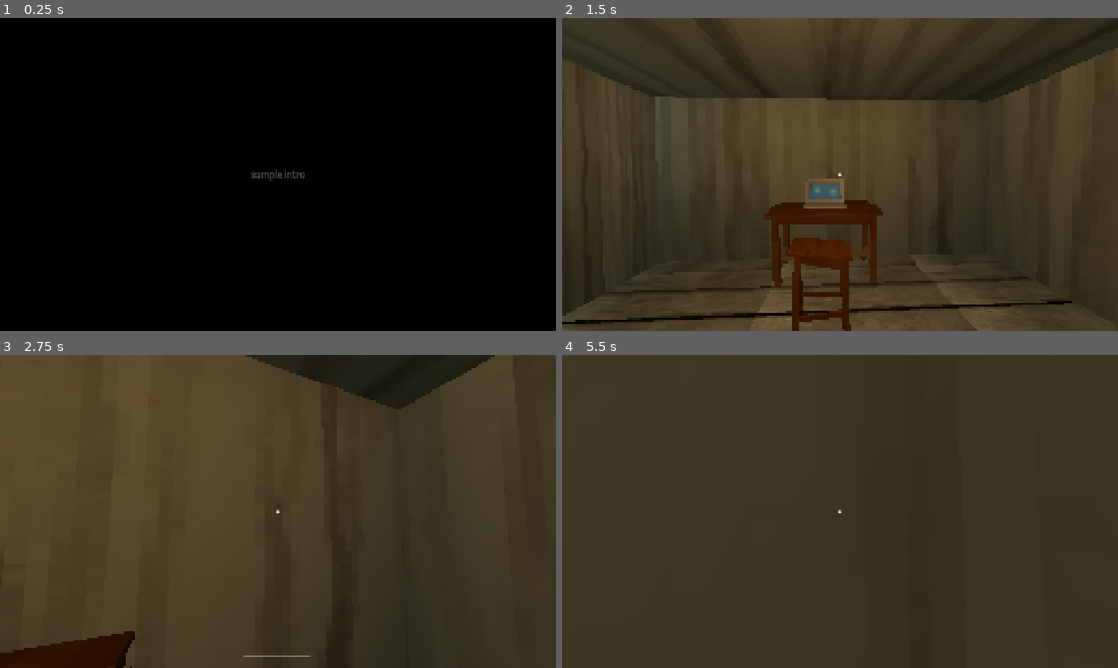
Above: before the commit, frames 1-4 (two rows, left to right).
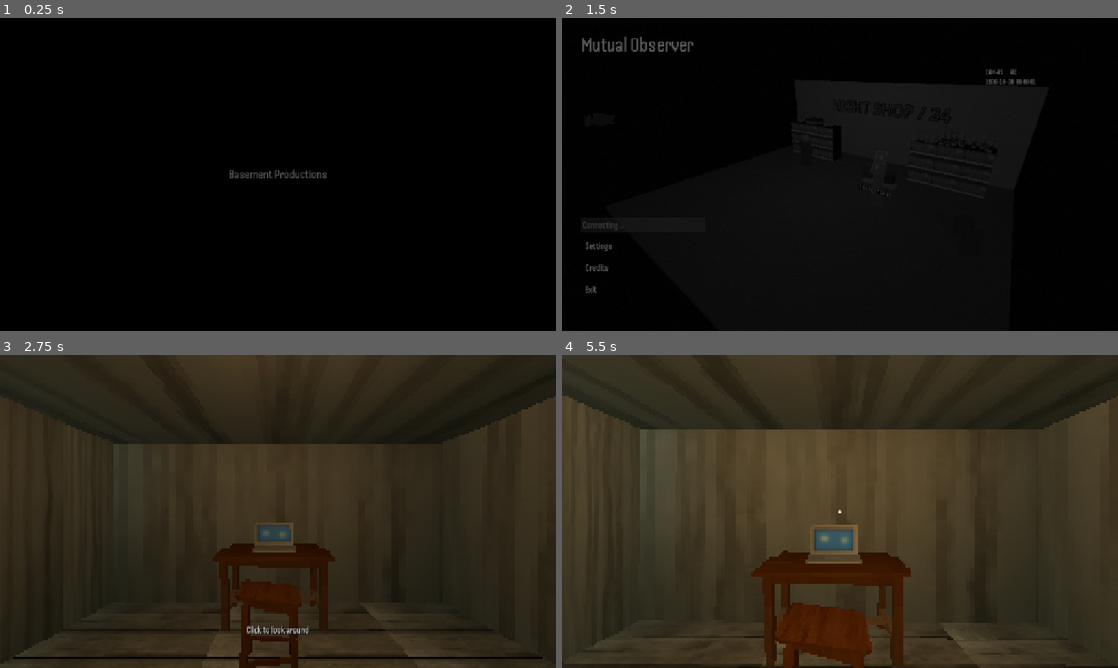
Above: after the commit, the same moments.

Repository: likhorada/SibGameJam_Autumn
Game: Godot game, scene res://scenes/menu/menu.tscn
The game is run twice, just before and just after one commit, with the same random seed, the same clock (stepped at 60 frames per second) and the same inputs. Sound files missing from this copy of the repository are replaced by a short silence.
Inputs (mouse positions are in pixels of both pictures, inside the frame that each line leads up to):
- Up to frame 1 (0.25 s): no input
- Up to frame 2 (1.5 s): tap Enter (ui_accept) at 0.5, 0.77 s; move the mouse to (962, 158) at 0.52 s; hold D (move_right) 0.53-1.25 s; hold F (flashlight) 0.53-1.25 s; click (962, 158) at 0.67 s; drag from (728, 190) to (812, 237) at 1.27 s
- Up to frame 3 (2.75 s): move the mouse to (289, 505) at 2.02 s; hold W (move_forward) from 2.03 s (still down); hold Shift (sprint) from 2.03 s (still down)
- Up to frame 4 (5.5 s): keep holding W (move_forward); tap Enter (ui_accept) at 2.75, 3.02, 3.5, 3.77, 4.25, 4.52, 5 s; move the mouse to (834, 517) at 2.77 s; release Shift (sprint) at 2.78 s; tap Keypad Enter at 2.85 s; click (834, 517) at 2.92 s; move the mouse to (878, 514) at 3.52 s; tap Backspace at 3.6 s; move the mouse to (795, 508) at 4.27 s; tap Delete at 4.35 s; move the mouse to (845, 511) at 5.02 s; tap C at 5.1 s; click (845, 511) at 5.17 s

The runs differ from the first frame. In frame 1, 0.2% of the frame differs, in the area x 41-59%, y 48-53%; in frame 2, 97%, in the area x 0-100%, y 0-100%; in frame 3, 53%; in frame 4, 20%.

Commit message:
Fade menu music and screen into gameplay

Diff:
--- a/scripts/menu.gd
+++ b/scripts/menu.gd
@@ -1,7 +1,10 @@
 extends Control
 
 const GAME_PATH := "res://scenes/main.tscn"
+const MENU_TRANSITION := preload("res://scripts/ui/menu_transition.gd")
 @export var intro_seconds: float = 3.0
+@export_range(0.1, 3.0) var play_fade_out_seconds: float = 1.2
+@export_range(0.1, 3.0) var play_fade_in_seconds: float = 1.0
 var intro: ColorRect
 var intro_label: Label
 var intro_time: float = 0.0
@@ -20,9 +23,14 @@
 var loading: bool = false
 var _return_focus: Control
 var title: Label
+var play_transition: CanvasLayer
+var _transition_handed_over: bool = false
+var _music_volume: float = 1.0
 
 func _exit_tree() -> void:
 	$MenuMusic.stop()
+	if is_instance_valid(play_transition) and not _transition_handed_over:
+		play_transition.queue_free()
 
 func _ready() -> void:
 	Input.mouse_mode = Input.MOUSE_MODE_VISIBLE
@@ -61,7 +69,7 @@
 	intro.color = Color.BLACK
 	add_child(intro)
 	intro.set_anchors_and_offsets_preset(Control.PRESET_FULL_RECT)
-	intro_label = _label(intro, "sample intro", 30)
+	intro_label = _label(intro, "Basement Productions", 30)
 	intro_label.auto_translate_mode = Node.AUTO_TRANSLATE_MODE_DISABLED
 	intro_label.set_anchors_and_offsets_preset(Control.PRESET_FULL_RECT)
 	intro_label.horizontal_alignment = HORIZONTAL_ALIGNMENT_CENTER
@@ -172,8 +180,15 @@
 	credits = VBoxContainer.new()
 	column.add_child(credits)
 	_label(credits, "CREDITS", 28)
-	var placeholder := _label(credits, "to be filled")
-	placeholder.auto_translate_mode = Node.AUTO_TRANSLATE_MODE_DISABLED
+	var credit_line_1 := _label(credits, "") # Текст первой строки
+	credit_line_1.custom_minimum_size = Vector2(0, 24)
+	credit_line_1.auto_translate_mode = Node.AUTO_TRANSLATE_MODE_DISABLED
+	var credit_line_2 := _label(credits, "") # Текст второй строки
+	credit_line_2.custom_minimum_size = Vector2(0, 24)
+	credit_line_2.auto_translate_mode = Node.AUTO_TRANSLATE_MODE_DISABLED
+	var credit_line_3 := _label(credits, "") # Текст третьей строки
+	credit_line_3.custom_minimum_size = Vector2(0, 24)
+	credit_line_3.auto_translate_mode = Node.AUTO_TRANSLATE_MODE_DISABLED
 	_button(column, "BACK", _close_panel)
 	panel.hide()
 
@@ -215,6 +230,8 @@
 	play.grab_focus()
 
 func _input(event: InputEvent) -> void:
+	if loading:
+		return
 	if intro.visible and ((event is InputEventMouseButton and event.pressed) or event.is_action_pressed("ui_accept") or event.is_action_pressed("ui_cancel")):
 		_finish_intro()
 		get_viewport().set_input_as_handled()
@@ -233,11 +250,15 @@
 	fullscreen.set_pressed_no_signal(DisplayServer.window_get_mode() == DisplayServer.WINDOW_MODE_FULLSCREEN)
 	if loading:
 		var status := ResourceLoader.load_threaded_get_status(GAME_PATH)
-		if status == ResourceLoader.THREAD_LOAD_LOADED:
+		if status == ResourceLoader.THREAD_LOAD_LOADED and play_transition.covered:
 			loading = false
 			var scene := ResourceLoader.load_threaded_get(GAME_PATH) as PackedScene
+			_transition_handed_over = true
 			if get_tree().change_scene_to_packed(scene) != OK:
+				_transition_handed_over = false
 				_load_failed()
+			else:
+				play_transition.reveal(play_fade_in_seconds)
 		elif status == ResourceLoader.THREAD_LOAD_FAILED or status == ResourceLoader.THREAD_LOAD_INVALID_RESOURCE:
 			_load_failed()
 
@@ -250,8 +271,18 @@
 	loading = ResourceLoader.load_threaded_request(GAME_PATH) == OK
 	if not loading:
 		_load_failed()
+		return
+	_music_volume = $MenuMusic.volume_linear
+	play_transition = MENU_TRANSITION.new()
+	play_transition.name = "MenuTransition"
+	get_tree().root.add_child(play_transition)
+	play_transition.cover($MenuMusic, play_fade_out_seconds)
 
 func _load_failed() -> void:
 	loading = false
 	play.disabled = false
 	play.text = "LOAD_FAILED"
+	if is_instance_valid(play_transition):
+		play_transition.reveal(play_fade_in_seconds)
+		var recovery := create_tween()
+		recovery.tween_property($MenuMusic, "volume_linear", _music_volume, play_fade_in_seconds)
--- /dev/null
+++ b/scripts/ui/menu_transition.gd
@@ -0,0 +1,38 @@
+extends CanvasLayer
+## Root-owned curtain survives the menu scene until the apartment is ready.
+var covered: bool = false
+var curtain: ColorRect
+var fade: Tween
+
+
+func _ready() -> void:
+	layer = 100
+	curtain = ColorRect.new()
+	curtain.color = Color.BLACK
+	curtain.modulate.a = 0.0
+	add_child(curtain)
+	curtain.set_anchors_and_offsets_preset(Control.PRESET_FULL_RECT)
+
+
+func _input(_event: InputEvent) -> void:
+	get_viewport().set_input_as_handled()
+
+
+func cover(music: AudioStreamPlayer, seconds: float) -> void:
+	fade = create_tween().set_parallel(true)
+	fade.set_trans(Tween.TRANS_SINE).set_ease(Tween.EASE_IN_OUT)
+	fade.tween_property(curtain, "modulate:a", 1.0, seconds)
+	fade.tween_property(music, "volume_linear", 0.0, seconds)
+	fade.chain().tween_callback(func(): covered = true)
+
+
+func reveal(seconds: float) -> void:
+	if fade != null:
+		fade.kill()
+	# Scene changes are deferred. Hold black through setup and the first frame.
+	await get_tree().process_frame
+	await get_tree().process_frame
+	fade = create_tween()
+	fade.set_trans(Tween.TRANS_SINE).set_ease(Tween.EASE_IN_OUT)
+	fade.tween_property(curtain, "modulate:a", 0.0, seconds)
+	fade.tween_callback(queue_free)
--- a/tests/menu_smoke.gd
+++ b/tests/menu_smoke.gd
@@ -51,17 +51,44 @@
 	expect(menu.credits.visible and not menu.settings.visible, "Credits panel")
 	menu._close_panel()
 	expect(music.playing, "Menu music continues through settings and credits")
+	# Exercise recovery without relying on a deliberately broken game resource.
+	menu._music_volume = music.volume_linear
+	menu.play_transition = load("res://scripts/ui/menu_transition.gd").new()
+	root.add_child(menu.play_transition)
+	menu.play_transition.cover(music, 0.1)
+	await create_timer(0.15).timeout
+	menu._load_failed()
+	await create_timer(menu.play_fade_in_seconds + 0.2).timeout
+	expect(not menu.loading and not menu.play.disabled, "Loading failure unlocks the menu")
+	expect(is_equal_approx(music.volume_linear, menu._music_volume), "Loading failure restores the music volume")
+	expect(not is_instance_valid(menu.play_transition), "Loading failure removes the curtain")
 	if DisplayServer.get_name() != "headless":
 		await create_timer(0.5).timeout
 		await RenderingServer.frame_post_draw
 		root.get_texture().get_image().save_png(OS.get_environment("LOCALAPPDATA") + "/Temp/opencode/menu.png")
+	var starting_volume := music.volume_linear
 	menu._play()
-	for frame: int in 300:
+	var transition: CanvasLayer = menu.play_transition
+	var transition_ref: WeakRef = weakref(transition)
+	expect(menu.loading and menu.play.disabled, "Play locks repeat requests during the transition")
+	menu._play()
+	expect(menu.play_transition == transition, "Repeated Play keeps the same transition")
+	await create_timer(menu.play_fade_out_seconds * 0.4).timeout
+	expect(current_scene == menu, "The menu stays alive while fading out")
+	expect(transition.curtain.modulate.a > 0.0 and transition.curtain.modulate.a < 1.0, "Menu darkens gradually")
+	expect(music.volume_linear > 0.0 and music.volume_linear < starting_volume, "Menu music fades gradually with the picture")
+	var deadline := Time.get_ticks_msec() + 10000
+	while Time.get_ticks_msec() < deadline:
 		await process_frame
-		if current_scene != menu:
+		if current_scene != null and current_scene != menu:
 			break
-	expect(current_scene != menu, "Play transitions to game")
-	if current_scene != menu:
+	expect(current_scene != null and current_scene != menu, "Play transitions to game")
+	if current_scene != null and current_scene != menu:
+		expect(transition.curtain.modulate.a > 0.95, "Scene changes behind a black curtain")
+		await create_timer(0.4).timeout
+		expect(transition.curtain.modulate.a > 0.0 and transition.curtain.modulate.a < 1.0, "Gameplay reveals gradually")
+		await create_timer(0.8).timeout
+		expect(transition_ref.get_ref() == null, "Transition curtain is freed after revealing gameplay")
 		expect(current_scene.get_node_or_null("Apartment/RoomDoor") != null, "Play loads the interactive apartment door")
 		expect(current_scene.power._screen != null, "Power system resolves the laptop screen mesh")
 		expect(is_equal_approx(current_scene.player.mouse_sensitivity, 0.003), "Sensitivity applied to player")
Not shown, added: scripts/ui/menu_transition.gd.uid
